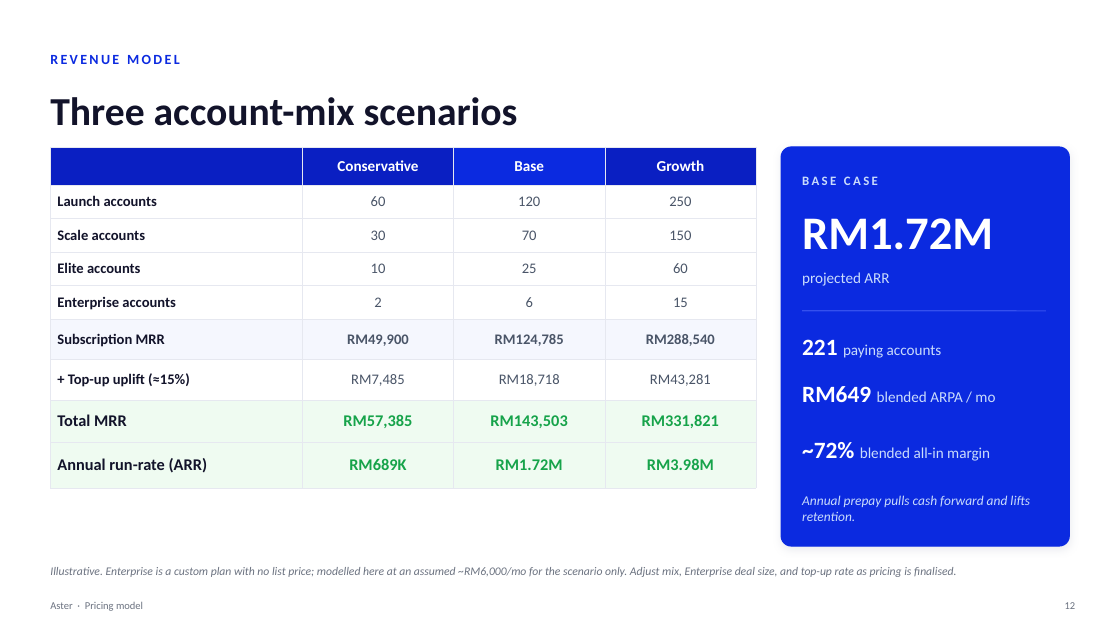
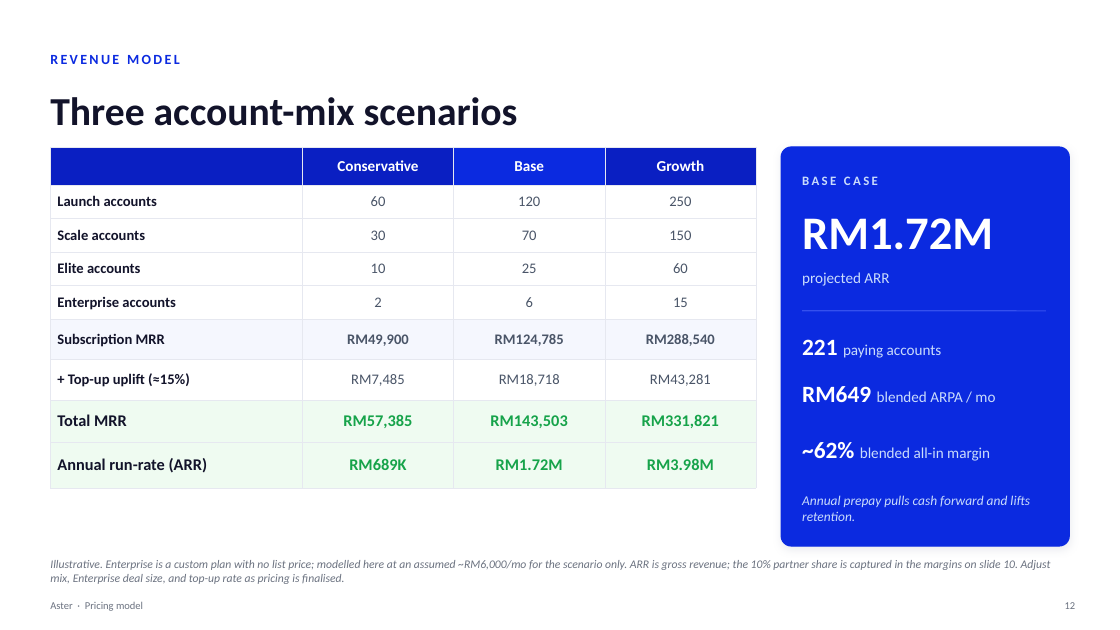
Before and after one commit to shahramly83/aster, a slide deck: slide 12 of docs/aster-pricing.pptx. Drawn at 1120x630 pixels with LibreOffice and Linux fonts; fonts in the diff are those of the drawing. Boxes give left, top, right and bottom in pixels: in the first picture for what was removed or moved away, otherwise in the second. Text is boxed around its words. In the diff, an @@ line names an element or a change of style, - is before the commit and + after.

```diff
--- a/docs/aster-pricing.pptx
+++ b/docs/aster-pricing.pptx
@@ text at [802, 442, 990, 461]: text changed @@
-~72% blended all-in margin
+~62% blended all-in margin
@@ text at [50, 560, 1051, 584]: text changed @@
-Illustrative. Enterprise is a custom plan with no list price; modelled here at an assumed ~RM6,000/mo for the scenario only. Adjust mix, Enterprise deal size, and top-up rate as pricing is finalised.
+Illustrative. Enterprise is a custom plan with no list price; modelled here at an assumed ~RM6,000/mo for the scenario only. ARR is gross revenue; the 10% partner share is captured in the margins on slide 10. Adjust mix, Enterprise deal size, and top-up rate as pricing is finalised.
```
Also in this commit, not shown: 4 other slides changed.
